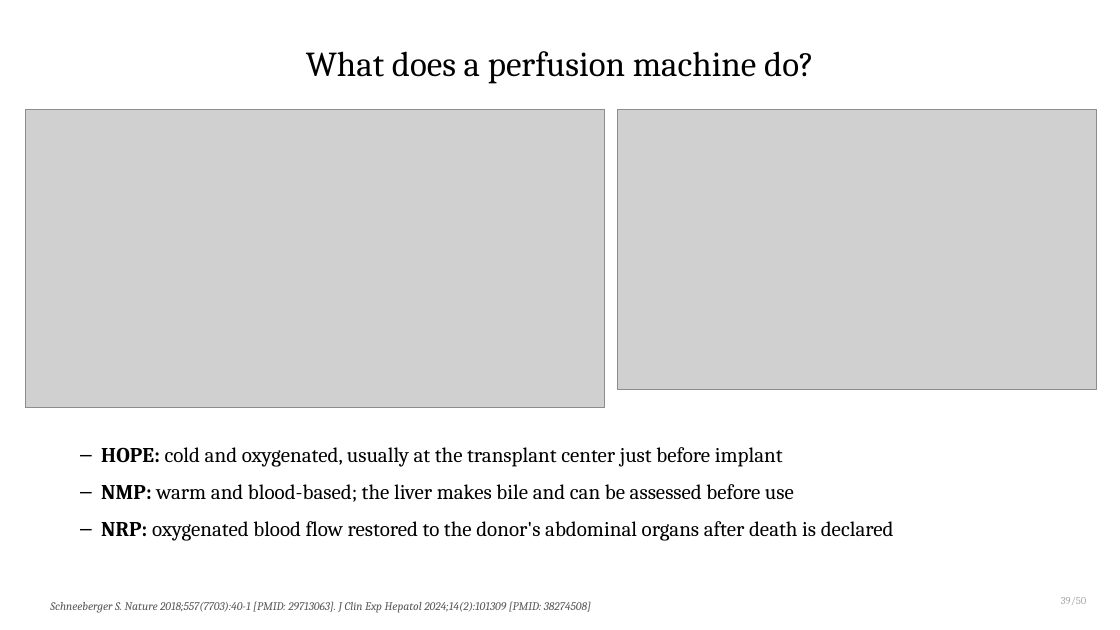
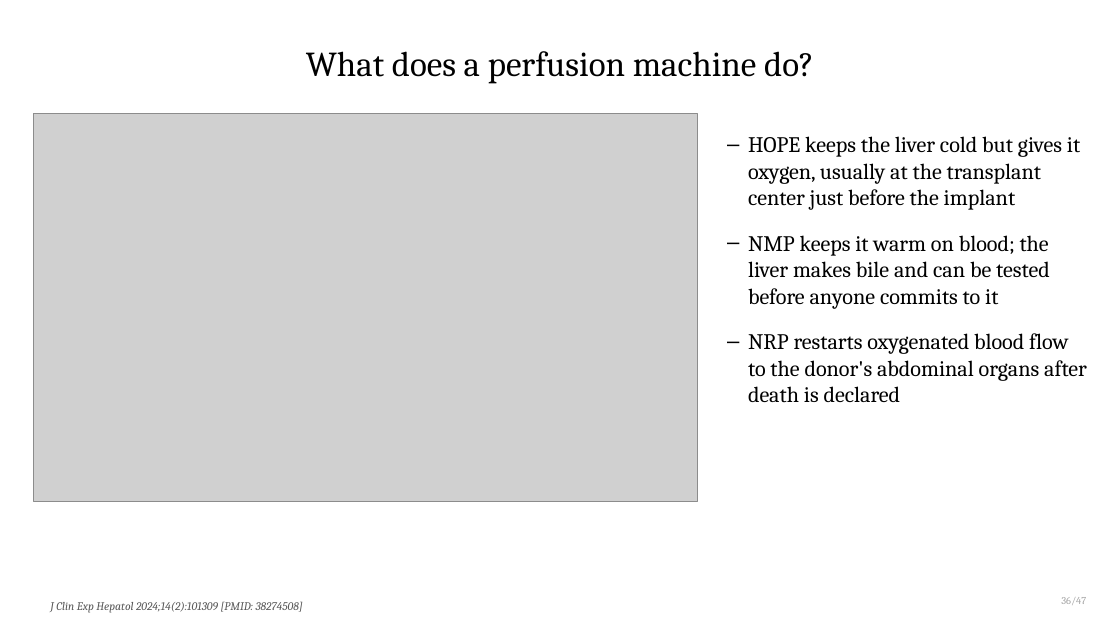
Before and after one commit to qaddodi/mohammad-almeqdadi-lectures, a slide deck: slide 39 of lectures/liver-transplant-grand-rounds-mmc-2026/Liver Transplantation When to Refer and Whats New.pptx (slide 43 before the commit). Drawn at 1120x630 pixels with LibreOffice and Linux fonts; fonts in the diff are those of the drawing; grey boxes stand for pictures. Boxes give left, top, right and bottom in pixels: in the first picture for what was removed or moved away, otherwise in the second. Text is boxed around its words. In the diff, an @@ line names an element or a change of style, - is before the commit and + after.

```diff
--- a/lectures/liver-transplant-grand-rounds-mmc-2026/Liver Transplantation When to Refer and Whats New.pptx
+++ b/lectures/liver-transplant-grand-rounds-mmc-2026/Liver Transplantation When to Refer and Whats New.pptx
@@ picture: place and size @@
-picture at box(25, 109, 605, 408)
+picture at box(34, 113, 697, 502)
@@ picture removed at box(618, 109, 1096, 390) @@
@@ text at box(748, 136, 1087, 403): text changed; size 18 to 19 pt @@
-– HOPE: cold and oxygenated, usually at the transplant center just before implant
-– NMP: warm and blood-based; the liver makes bile and can be assessed before use
-– NRP: oxygenated blood flow restored to the donor's abdominal organs after death is declared
+– HOPE keeps the liver cold but gives it oxygen, usually at the transplant center just before the implant
+– NMP keeps it warm on blood; the liver makes bile and can be tested before anyone commits to it
+– NRP restarts oxygenated blood flow to the donor's abdominal organs after death is declared
@@ text at box(1061, 597, 1086, 605): text changed @@
-39/50
+36/47
@@ text at box(50, 601, 303, 613): text changed @@
-Schneeberger S. Nature 2018;557(7703):40-1 [PMID: 29713063]. J Clin Exp Hepatol 2024;14(2):101309 [PMID: 38274508]
+J Clin Exp Hepatol 2024;14(2):101309 [PMID: 38274508]
```
Also in this commit, not shown: 53 other slides changed, 2 slides added, 3 slides removed, 4 other files.
